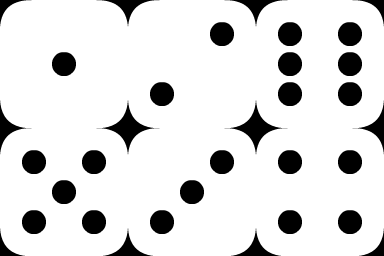
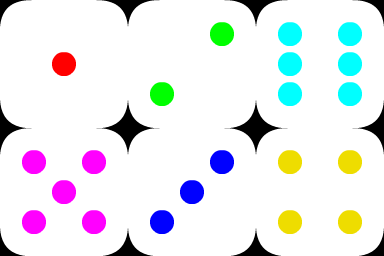
Comparing the layer stacks of the two 384 x 256 images. Changes:
painted on "Background" over <box>22,22,362,234</box>
